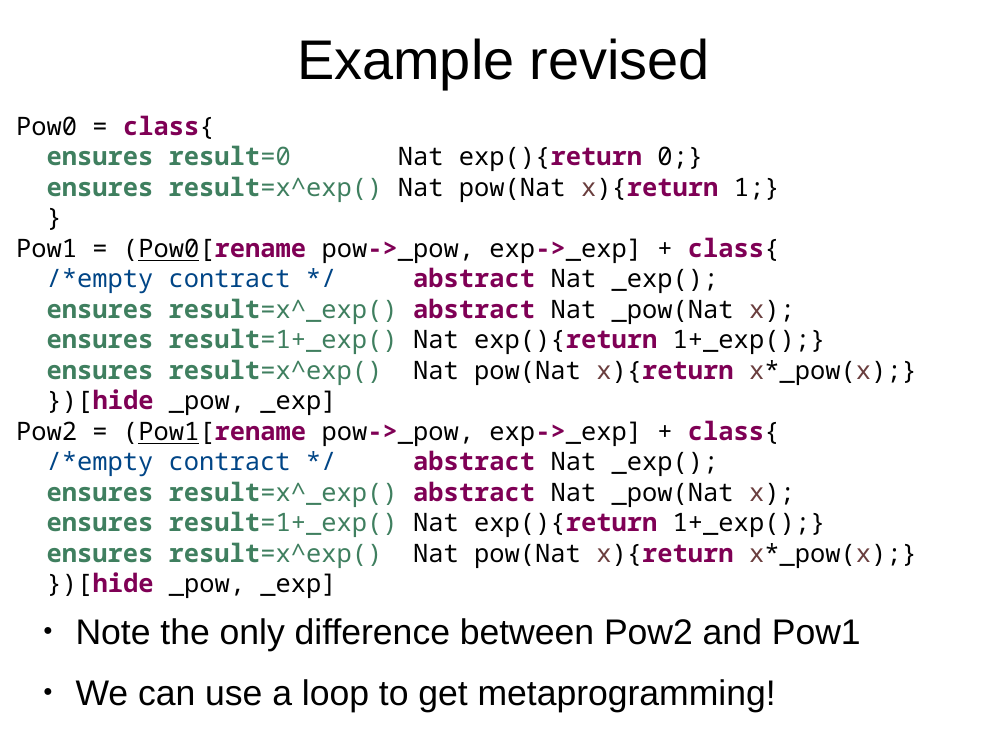
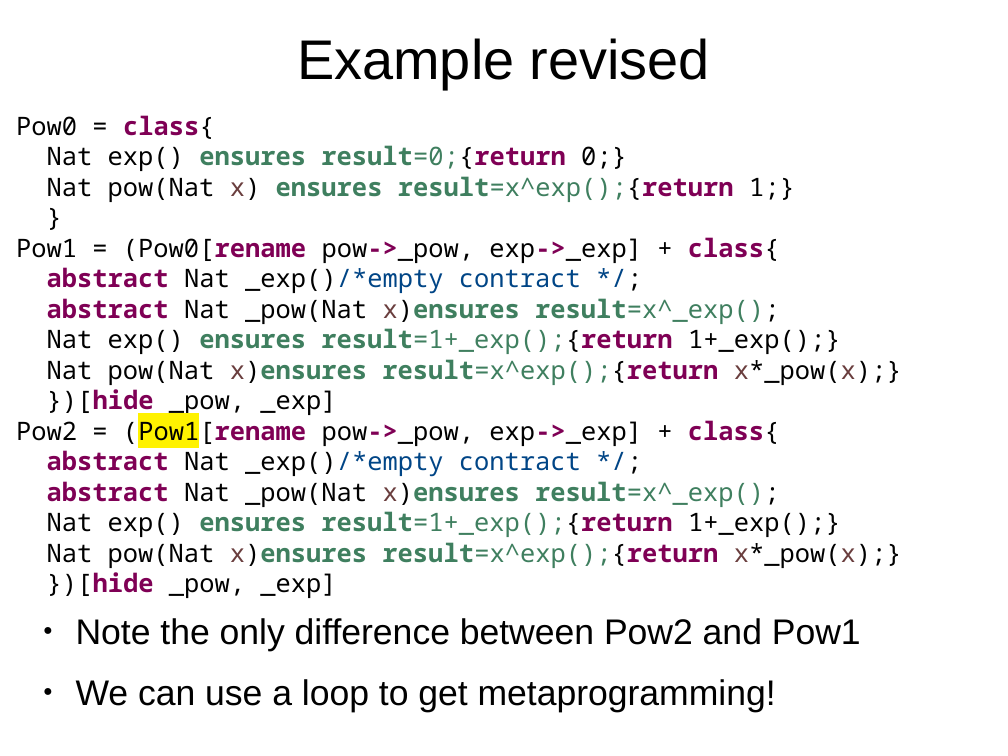
Before and after one commit to ElvisResearchGroup/L42, a slide deck: slide 9 of Main/papers/Sapling2/Slides.odp (slide 7 before the commit). Drawn at 1008x756 pixels with LibreOffice and Linux fonts; fonts in the diff are those of the drawing. Boxes give left, top, right and bottom in pixels: in the first picture for what was removed or moved away, otherwise in the second. Text is boxed around its words. In the diff, an @@ line names an element or a change of style, - is before the commit and + after.

```diff
--- a/Main/papers/Sapling2/Slides.odp
+++ b/Main/papers/Sapling2/Slides.odp
@@ text at (47, 145, 795, 202): text changed; bold off @@
-ensures result=0 Nat exp(){return 0;}
-ensures result=x^exp() Nat pow(Nat x){return 1;}
+Nat exp() ensures result=0;{return 0;}
+Nat pow(Nat x) ensures result=x^exp();{return 1;}
@@ text at (16, 237, 780, 447): underline off in "(Pow0[rename", "(Pow1[rename"; highlight none to #FFF200 in "(Pow1[rename" @@
@@ text at (47, 267, 902, 385): text changed @@
-/*empty contract */ abstract Nat _exp();
-ensures result=x^_exp() abstract Nat _pow(Nat x);
-ensures result=1+_exp() Nat exp(){return 1+_exp();}
-ensures result=x^exp() Nat pow(Nat x){return x*_pow(x);}
+abstract Nat _exp()/*empty contract */;
+abstract Nat _pow(Nat x)ensures result=x^_exp();
+Nat exp() ensures result=1+_exp();{return 1+_exp();}
+Nat pow(Nat x)ensures result=x^exp();{return x*_pow(x);}
@@ text at (47, 447, 902, 568): text changed @@
-/*empty contract */ abstract Nat _exp();
-ensures result=x^_exp() abstract Nat _pow(Nat x);
-ensures result=1+_exp() Nat exp(){return 1+_exp();}
-ensures result=x^exp() Nat pow(Nat x){return x*_pow(x);}
+abstract Nat _exp()/*empty contract */;
+abstract Nat _pow(Nat x)ensures result=x^_exp();
+Nat exp() ensures result=1+_exp();{return 1+_exp();}
+Nat pow(Nat x)ensures result=x^exp();{return x*_pow(x);}
```
Also in this commit, not shown: 8 other slides changed, 2 slides added, 1 other file.
